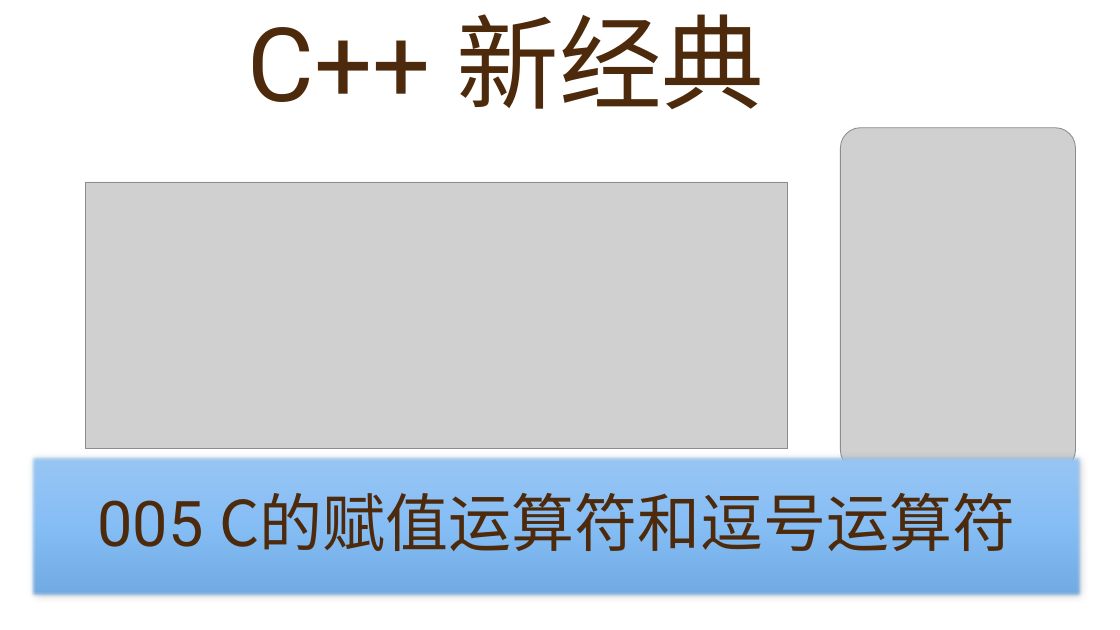
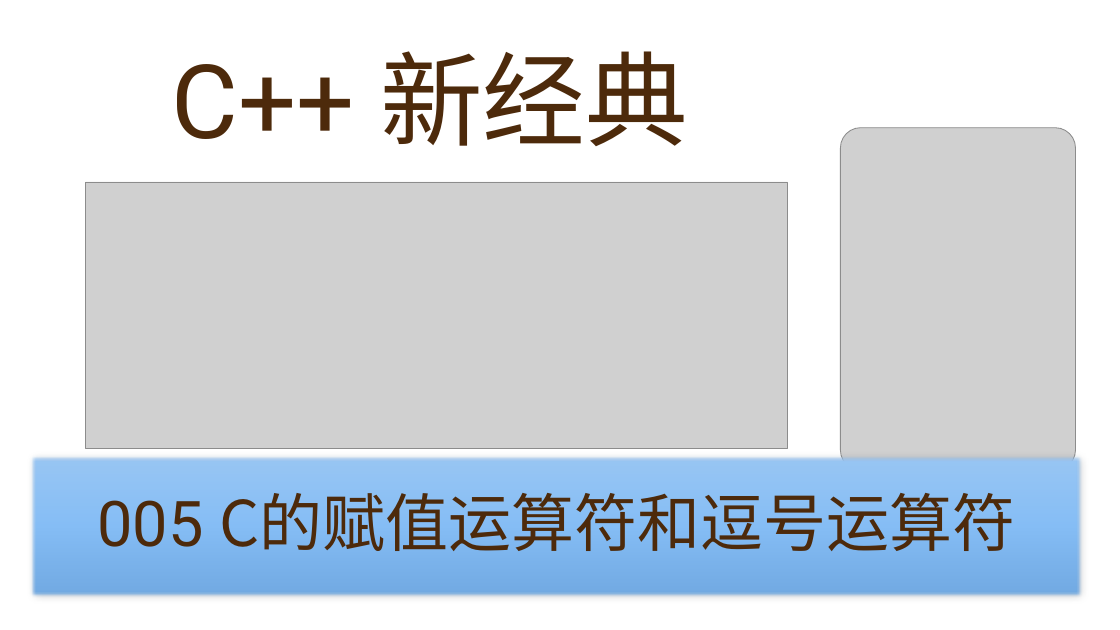
Before and after one commit to yasenstar/learn_cpp, a slide deck: slide 5 of cpp_new/C++ 新经典.pptx. Drawn at 1120x630 pixels with LibreOffice and Linux fonts; fonts in the diff are those of the drawing; grey boxes stand for pictures; background and template pictures are left out. Boxes give left, top, right and bottom in pixels: in the first picture for what was removed or moved away, otherwise in the second. Text is boxed around its words. In the diff, an @@ line names an element or a change of style, - is before the commit and + after.

```diff
--- a/cpp_new/C++ 新经典.pptx
+++ b/cpp_new/C++ 新经典.pptx
@@ title "C++ 新经典": place and size @@
-title "C++ 新经典" at <box>248,14,765,109</box>
+title "C++ 新经典" at <box>171,51,688,146</box>
```
Also in this commit, not shown: 10 other slides changed, 1 slide added, 29 other files.
